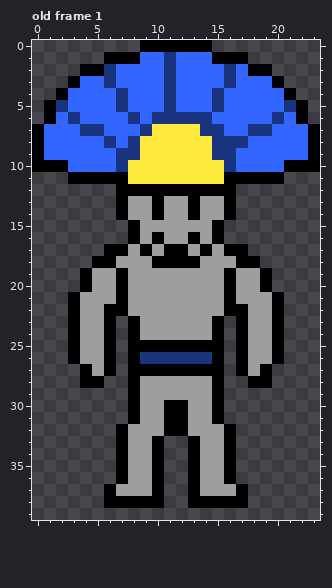
Two states of a pixel-art file, res/img/char/cogmura.aseprite. That is the earlier state.
24x40 pixels, 18 frames. Shown: old frame 1.
The result:
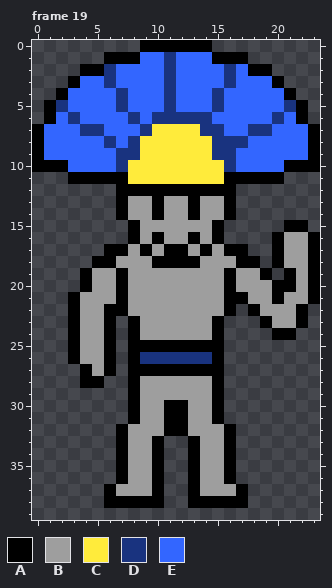
Palette (. is transparent): A #000000  B #9e9e9e  C #ffeb3b  D #19337f  E #3366ff
A new or re-ordered frame is compared with the old frame closest to it.
Changes in this commit:
frames 18 -> 19
--- frame 19 is new; against old frame 1, layer "Layer 1"
@@ x 15..23 @@
 14 BA.......
-15 A........
-16 A........
-17 BAA......
-18 BBAA.....
-19 BABBA....
-20 BABBA....
-21 BABBBA...
-22 BAABBA...
-23 A.ABBA...
-24 A.ABBA...
-25 A.ABBA...
-26 A.ABBA...
-27 A.ABA....
-28 A..AA....
+15 A.....AA.
+16 A....ABBA
+17 BAA..ABBA
+18 BBAA.ABBA
+19 BABBA.ABA
+20 BABBBAABA
+21 BAABBABBA
+22 BA.ABBBA.
+23 A...ABBA.
+24 A....AA..
+25 A........
+26 A........
+27 A........
+28 A........
 29 A........
Pixel boxes of the changes (left, top, right, bottom) in both pictures:
changed: (236, 220, 320, 388)
